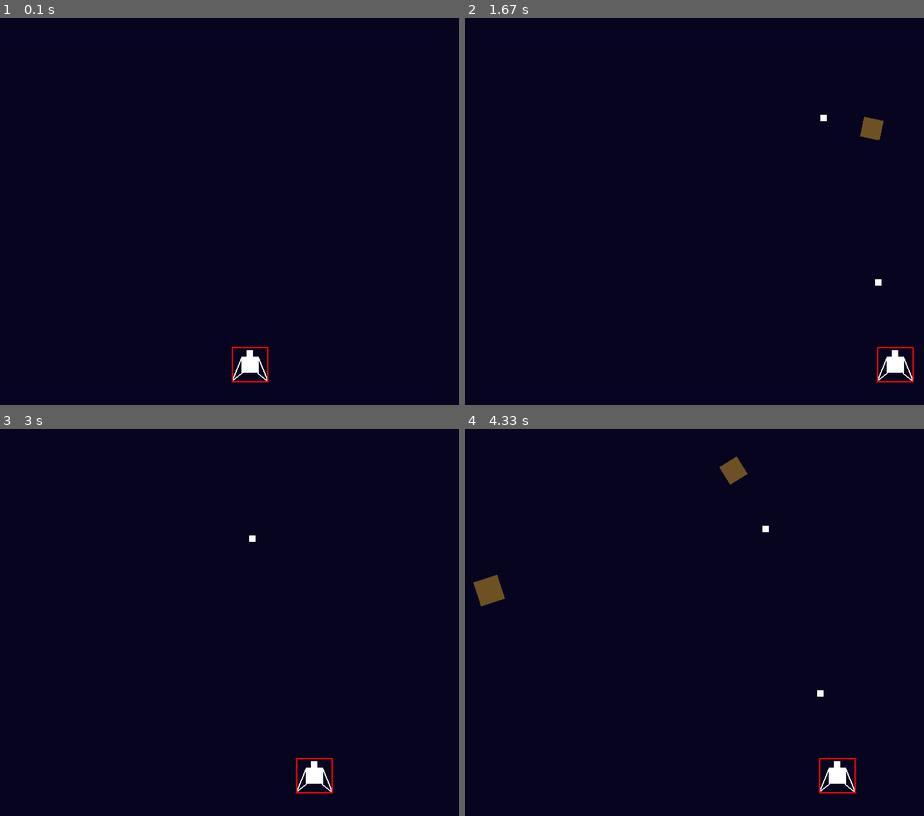
Above: before the commit, frames 1-4 (two rows, left to right).
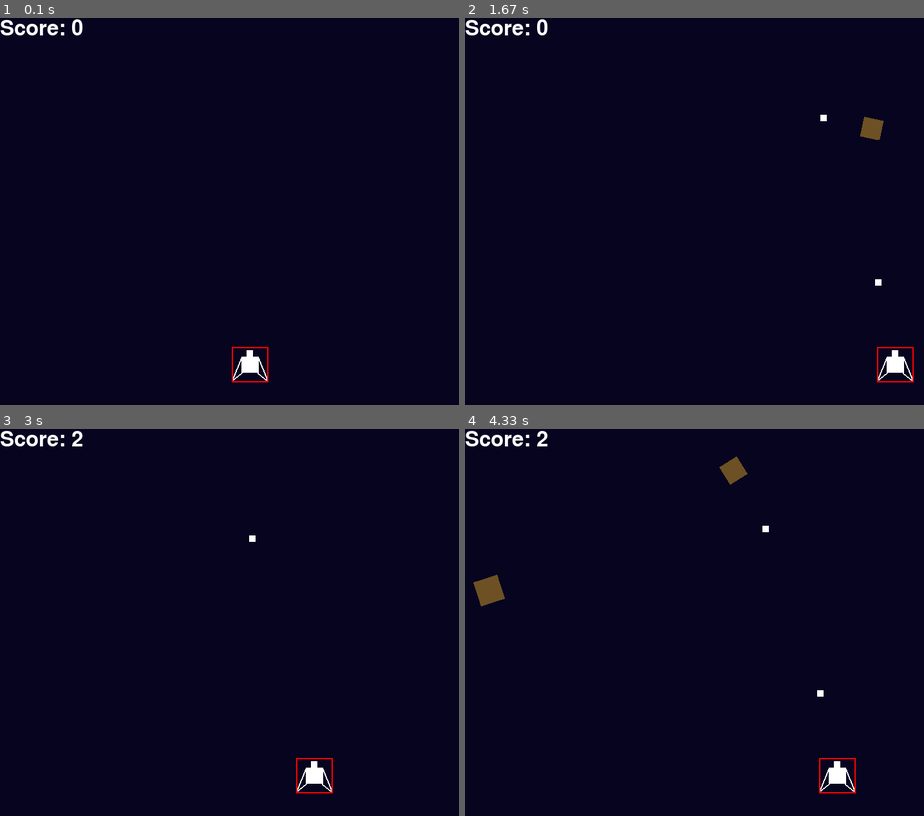
Above: after the commit, the same moments.

Repository: gnikkoch96/pygame-projects
Game: pygame game, started from test_game/shootemup_game/main.py
The game is run twice, just before and just after one commit, with the same random seed, the same clock (stepped at 60 frames per second) and the same inputs.
Inputs:
- Up to frame 1 (0.1 s): no input
- Up to frame 2 (1.67 s): tap Space at 0.33, 0.73, 1.03, 1.23, 1.53 s; hold Right 0.67-1.13 s; hold Right 1.17-1.63 s
- Up to frame 3 (3 s): hold Left 1.67-2.2 s; tap Space at 1.73, 2.03, 2.3, 2.6, 2.73 s; hold Left 2.23-2.63 s; hold Right from 2.67 s (still down)
- Up to frame 4 (4.33 s): tap Space at 3.03, 3.4, 3.7, 3.9, 4.2 s; release Right at 3.3 s; hold Left 3.33-3.8 s; hold Right 3.83-4.3 s

The runs differ from the first frame. In frame 1, 0.3% of the frame differs, in the area x 0-18%, y 0-5%; in frame 2, 0.3%; in frame 3, 0.3%; in frame 4, 0.3%.

Commit message:
feat: keep track of score and display to the hud

Diff:
--- a/test_game/shootemup_game/main.py
+++ b/test_game/shootemup_game/main.py
@@ -17,6 +17,10 @@
 
 # game logic
 running: bool = True
+score: int = 0
+
+# ui objs
+hud_font: pygame.font.SysFont = pygame.font.SysFont(None, 48)
 
 # game objs
 bullet_pool: BulletPool = BulletPool()
@@ -41,6 +45,8 @@
         last_meteor_spawn = current_time
 
 def check_collisions():
+    global score
+
     # player/meteor collisions
     for meteor in meteor_pool.active_meteors[:]:
         # player collides with meteor
@@ -54,6 +60,9 @@
                 bullet.is_alive = False
                 meteor.is_alive = False
 
+                # update score
+                score += 1
+
 def check_input():
     global running
 
@@ -65,18 +74,23 @@
     player.handle_input(keys)
 
 def update():
-    # meteor generation
     handle_meteor_generation()
     player.update()
     meteor_pool.update_all()
     bullet_pool.update_all()
     check_collisions()
 
+
+def render_hud():
+    score_label = hud_font.render(f"Score: {score}", True, pygame.Color('#ffffff'))
+    screen.blit(score_label, (0, 0))
+
 def render():
     screen.fill(BACKGROUND_COLOR)
     player.render(screen)
     meteor_pool.render_all(screen)
     bullet_pool.render_all(screen)
+    render_hud()
 
     pygame.display.flip()
 
